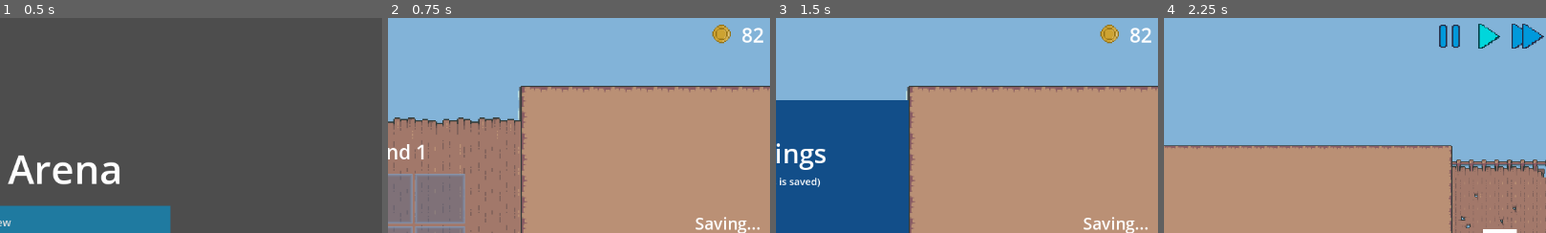
Above: before the commit, frames 1-4 (left to right).
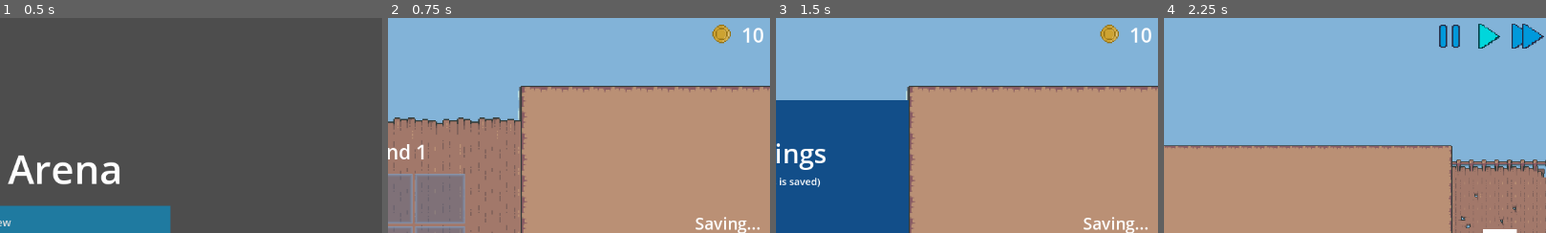
Above: after the commit, the same moments.

Repository: FontysRyan/PizzaProject1St2
Game: Godot game, scene res://Scenes/Mainmenu.tscn
The game is run twice, just before and just after one commit, with the same random seed, the same clock (stepped at 60 frames per second) and the same inputs.
Inputs:
- Up to frame 1 (0.5 s): no input
- Up to frame 2 (0.75 s): click "New" at 0.5 s
- Up to frame 3 (1.5 s): click "Settings" at 1.25 s
- Up to frame 4 (2.25 s): click "Fight" at 2 s
The pictures show only the part of the screen within x 50-100%, y 0-50%; the shares and areas given below are measured in that part.

Frame 1 is identical in both runs. In frame 2, 0.2% of the frame differs, in the area x 92-99%, y 4-12%; in frame 3, 0.2%; in frame 4, nothing differs.

Commit message:
Adjust starting gold calculation for rounds
Changed the formula for initial gold in advance_round and begin_game from '80 + (2 * Stats.round)' to '8 + (2 * Stats.round)' to reduce starting gold.

Diff:
--- a/game_controller.gd
+++ b/game_controller.gd
@@ -78,7 +78,7 @@
 func advance_round():
 	Stats.round += 1
 	Stats.waves_in_round = int(ceil(Stats.round / 2.0))
-	Stats.gold = 80 + (2 * Stats.round)
+	Stats.gold = 8 + (2 * Stats.round)
 	Stats.rounds_survived = Stats.round - 1
 #func advance_wave():
 	#if Stats.wave != Stats.waves_in_round:
@@ -88,7 +88,7 @@
 func begin_game():
 	Stats.round = 1
 	Stats.waves_in_round = int(ceil(Stats.round / 2.0))
-	Stats.gold = 80 + (2 * Stats.round)
+	Stats.gold = 8 + (2 * Stats.round)
 	Stats.wave = 1
 func clear_run_data():
 	Stats.gold = 0
